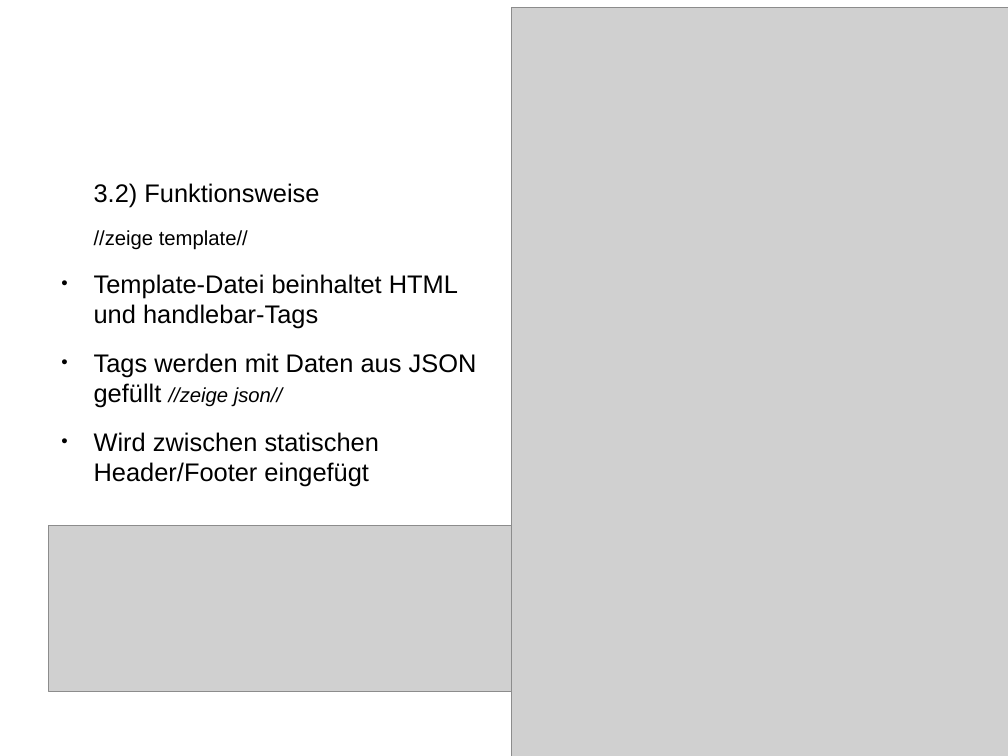
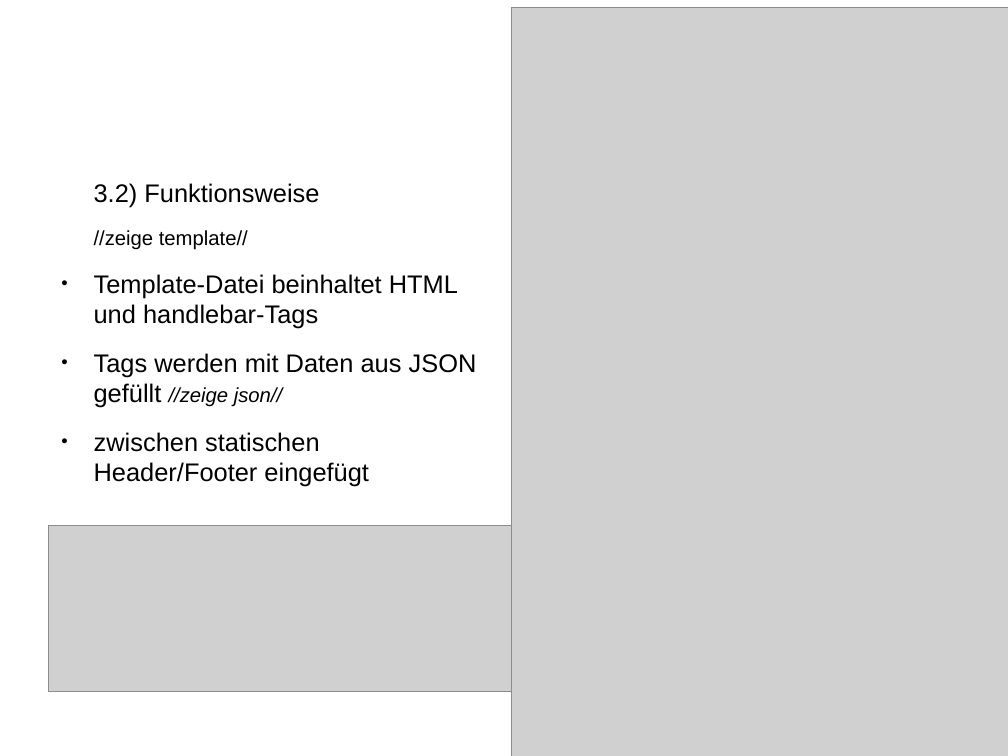
Before and after one commit to jomehr/wba1-2016-backslash, a slide deck: slide 4 of T08-HTML/presentation/T08-Präsi_raw.odp. Drawn at 1008x756 pixels with LibreOffice and Linux fonts; fonts in the diff are those of the drawing; grey boxes stand for pictures. Boxes give left, top, right and bottom in pixels: in the first picture for what was removed or moved away, otherwise in the second. Text is boxed around its words. In the diff, an @@ line names an element or a change of style, - is before the commit and + after.

```diff
--- a/T08-HTML/presentation/T08-Präsi_raw.odp
+++ b/T08-HTML/presentation/T08-Präsi_raw.odp
@@ text at box(94, 432, 369, 487): text changed @@
-● Wird zwischen statischen Header/Footer eingefügt
+● zwischen statischen Header/Footer eingefügt
```
Also in this commit, not shown: 4 other slides changed, 1 other file.
